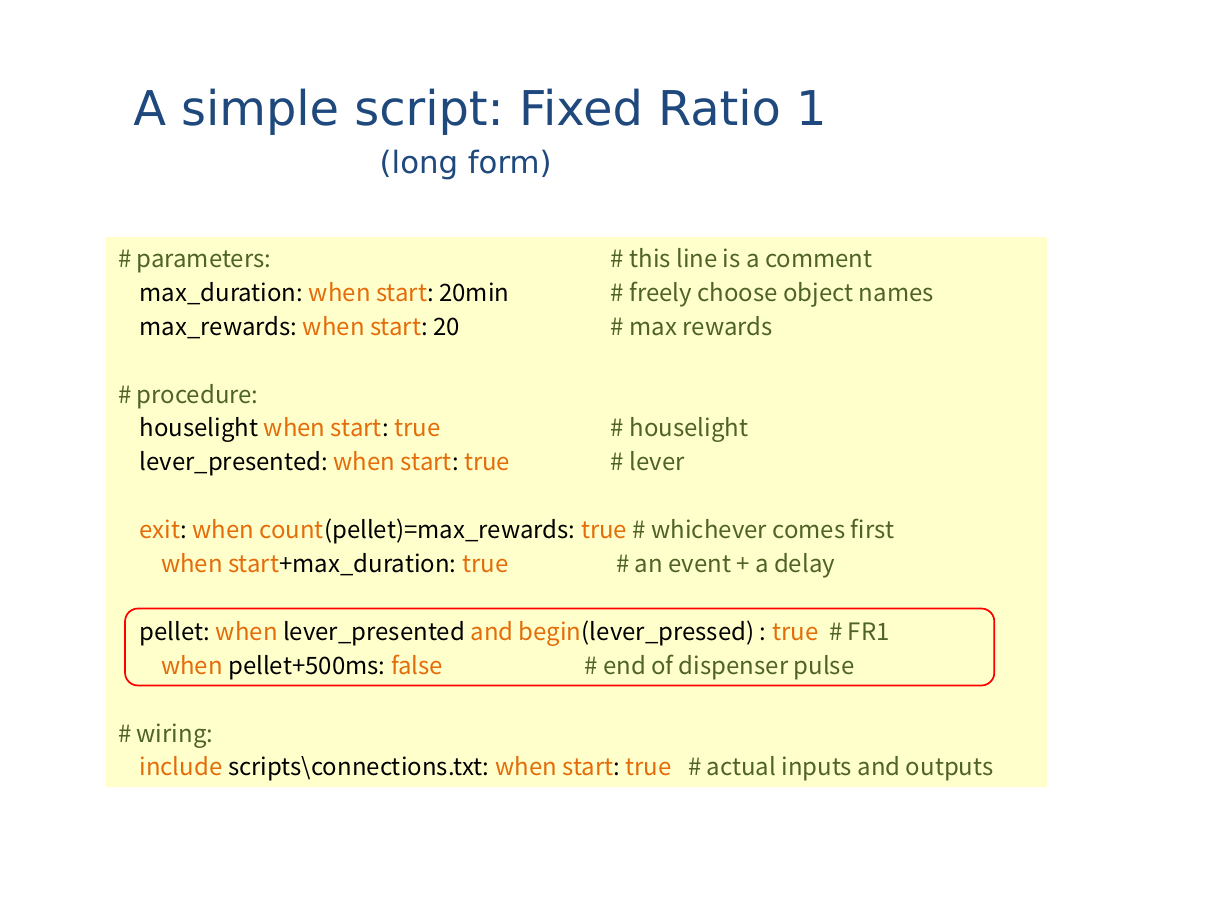
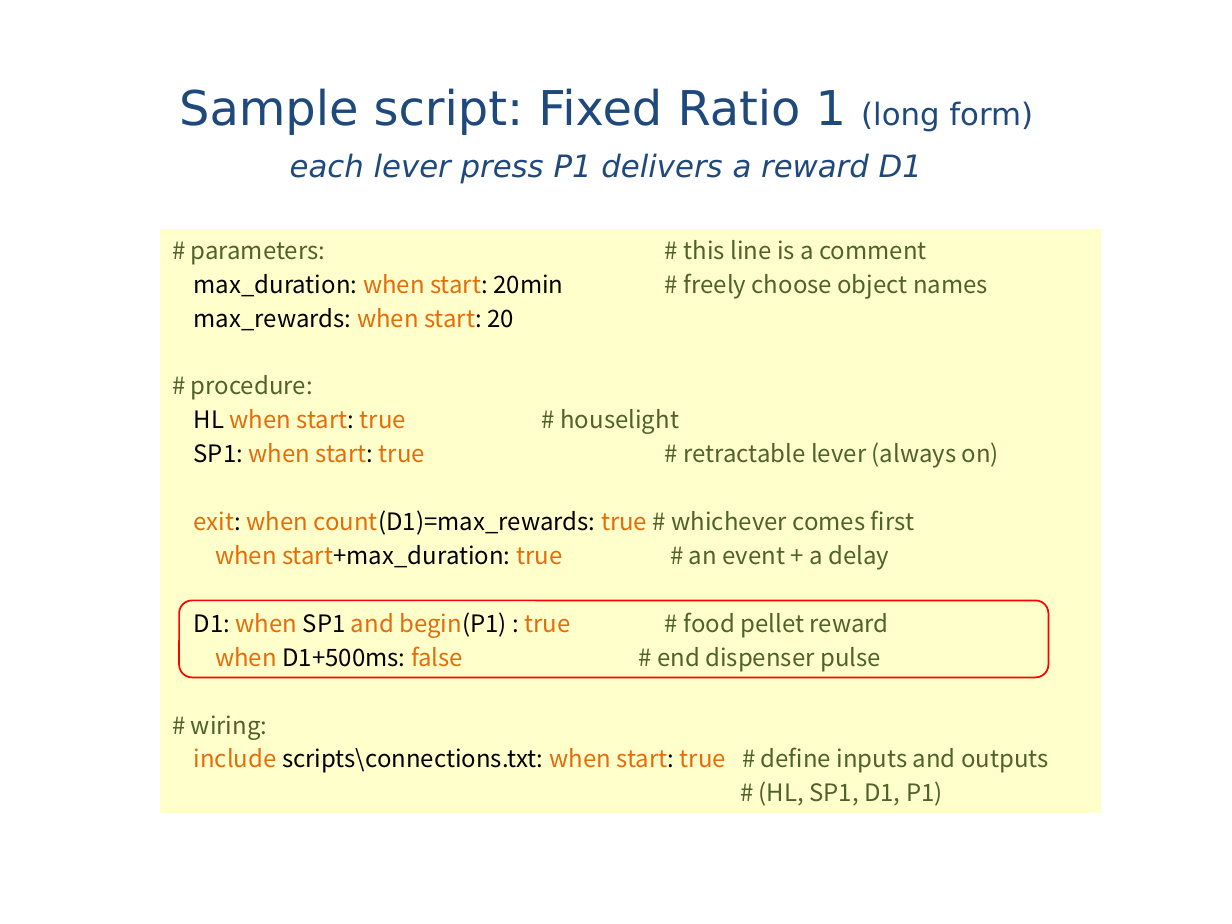
Before and after one commit to MarchandAlain/Whand, a slide deck: slide 13 of Introduction to Whand.ppt (slide 12 before the commit). Drawn at 1232x924 pixels with LibreOffice and Linux fonts; fonts in the diff are those of the drawing. Boxes give left, top, right and bottom in pixels: in the first picture for what was removed or moved away, otherwise in the second. Text is boxed around its words. In the diff, an @@ line names an element or a change of style, - is before the commit and + after.

```diff
--- a/Introduction to Whand.ppt
+++ b/Introduction to Whand.ppt
@@ text at box(179, 88, 1033, 184): text changed; size 28 to 18 pt @@
-A simple script: Fixed Ratio 1
-(long form)
+Sample script: Fixed Ratio 1 (long form)
+each lever press P1 delivers a reward D1
@@ rectangle "# parameters: # this line ...": place and size @@
-rectangle "# parameters: # this line ..." at box(106, 238, 1047, 787)
+rectangle "# parameters: # this line ..." at box(160, 229, 1101, 813)
@@ text in rectangle at box(194, 308, 514, 331): text changed @@
-max_rewards: when start: 20 # max rewards
+max_rewards: when start: 20
@@ text in rectangle at box(194, 409, 999, 535): text changed; text colour #000000 to #4F6228 @@
-houselight when start: true # houselight
-lever_presented: when start: true # lever
-exit: when count(pellet)=max_rewards: true # whichever comes first
+HL when start: true # houselight
+SP1: when start: true # retractable lever (always on)
+exit: when count(D1)=max_rewards: true # whichever comes first
@@ rounded rectangle: place and size @@
-rounded rectangle at box(126, 609, 995, 685)
+rounded rectangle at box(179, 600, 1048, 676)
@@ text in rectangle at box(194, 612, 881, 672): text changed; text colour #000000 to #4F6228 @@
-pellet: when lever_presented and begin(lever_pressed) : true # FR1
-when pellet+500ms: false # end of dispenser pulse
+D1: when SP1 and begin(P1) : true # food pellet reward
+when D1+500ms: false # end dispenser pulse
@@ text in rectangle at box(194, 747, 1049, 806): text changed; text colour #000000 to #4F6228 @@
-include scripts\connections.txt: when start: true # actual inputs and outputs
+include scripts\connections.txt: when start: true # define inputs and outputs
+# (HL, SP1, D1, P1)
```
Also in this commit, not shown: 15 other slides changed, 1 slide added.
